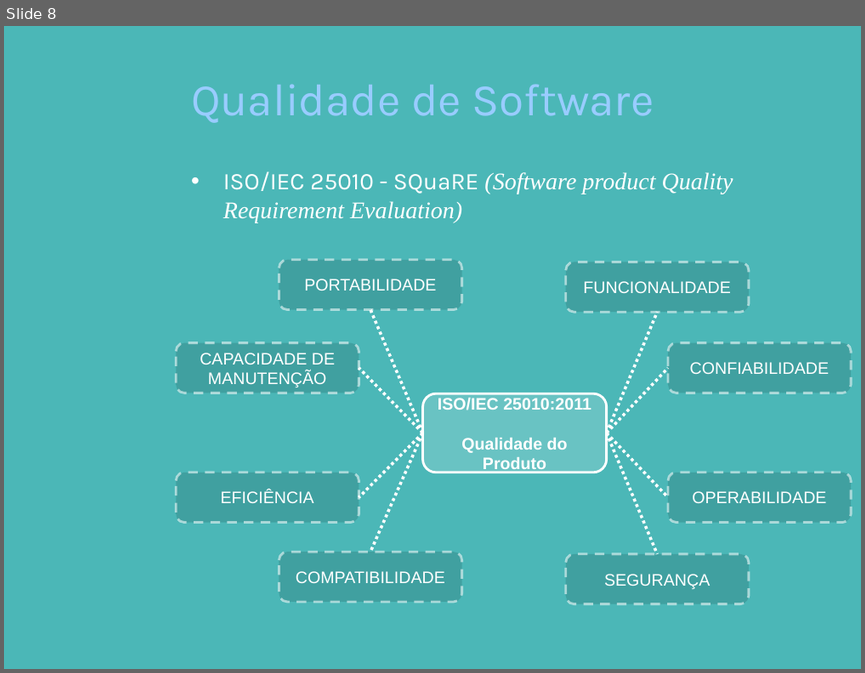
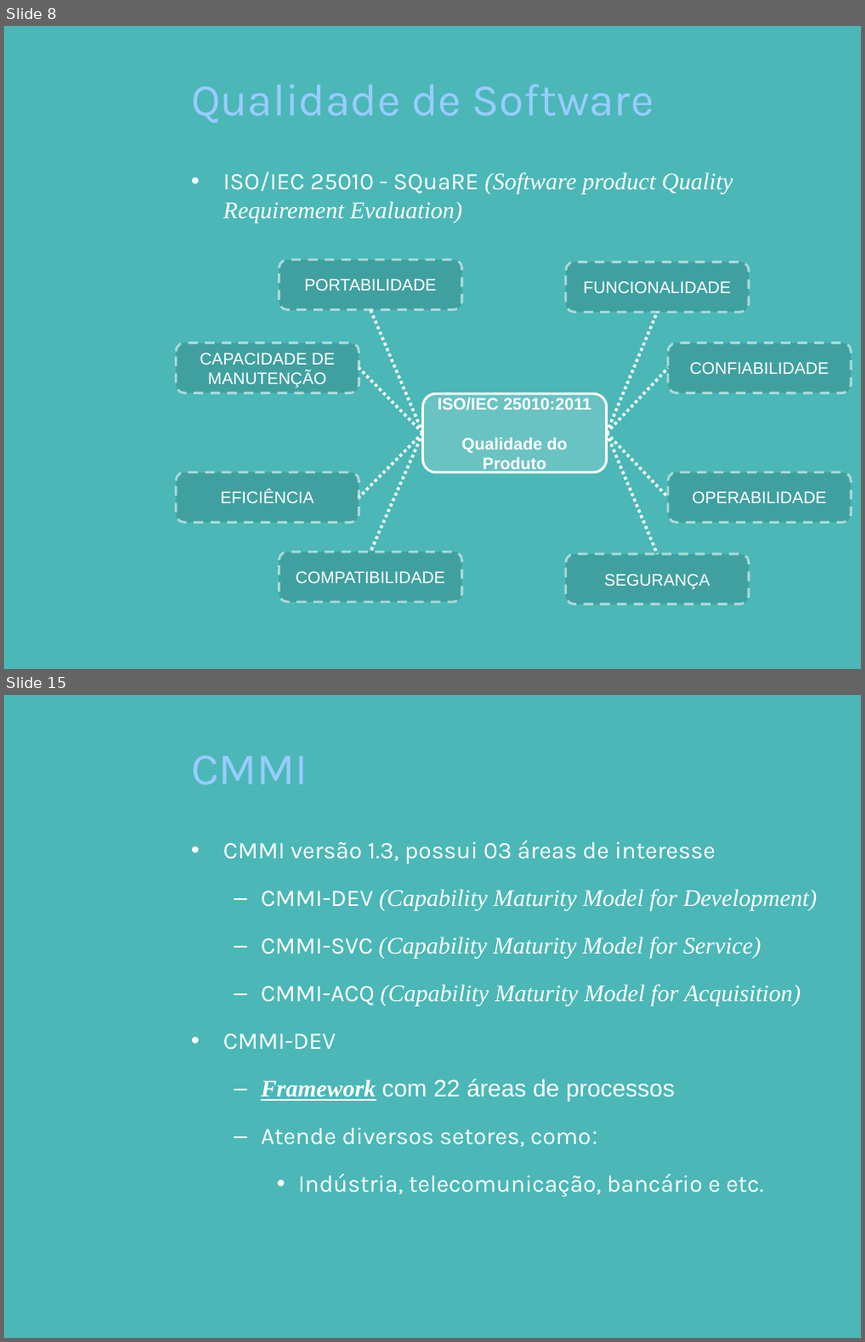
Before and after one commit to pddnew/monografia, a slide deck: presentation/presentation_1.0.0.pptx. Shown one above the other, each under a label of ours: slide 8 before the commit, slides 8 and 15 after it; the slides between them are not shown. The pictures are 865x673 and 865x1342 pixels, drawn with LibreOffice and Linux fonts; fonts in the diff are those of the drawing; background and template pictures are left out. Boxes give left, top, right and bottom in pixels: in the first picture for what was removed or moved away, otherwise in the second. Text is boxed around its words. In the diff, an @@ line names an element or a change of style, - is before the commit and + after.

```diff
--- a/presentation/presentation_1.0.0.pptx
+++ b/presentation/presentation_1.0.0.pptx
@@ slide 15 added at [4,695,861,1338], background picture (left out) @@
@@ title added at [191,755,308,785], 38 pt, text #99CCFF @@
+CMMI
@@ text added at [223,840,817,1197], 20 pt, text #FFFFFF @@
+• CMMI versão 1.3, possui 03 áreas de interesse
+  – CMMI-DEV (Capability Maturity Model for Development)
+  – CMMI-SVC (Capability Maturity Model for Service)
+  – CMMI-ACQ (Capability Maturity Model for Acquisition)
+• CMMI-DEV
+  – Framework com 22 áreas de processos
+  – Atende diversos setores, como:
+    • Indústria, telecomunicação, bancário e etc.
```
Also in this commit, not shown: 2 slides changed, 9 other slides added, 8 slides removed.
